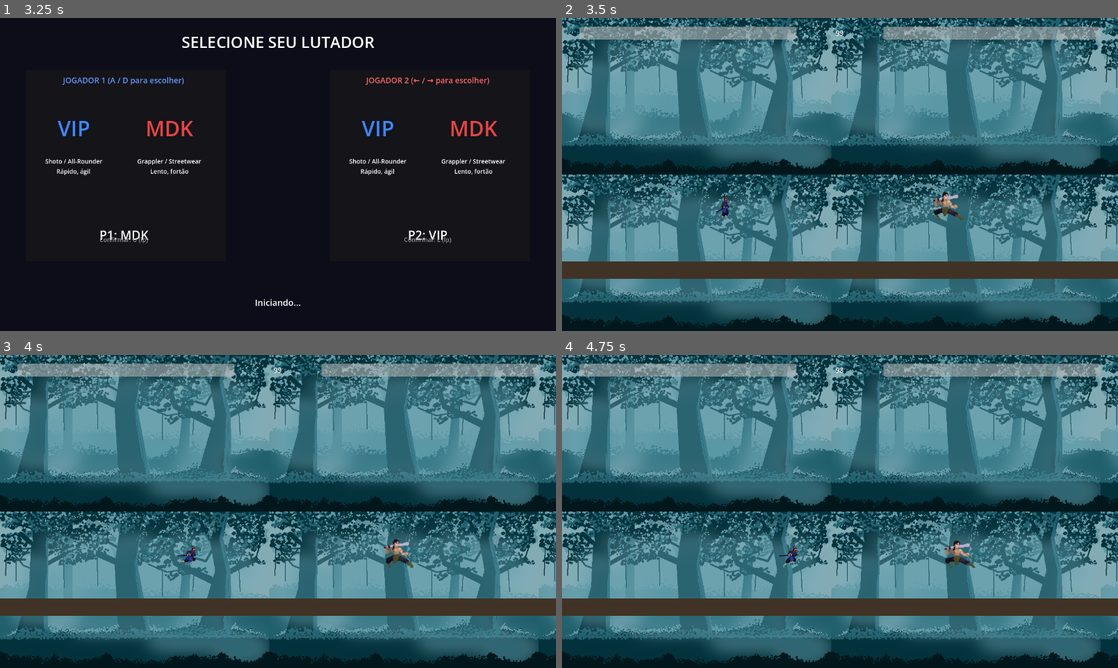
Above: before the commit, frames 1-4 (two rows, left to right).
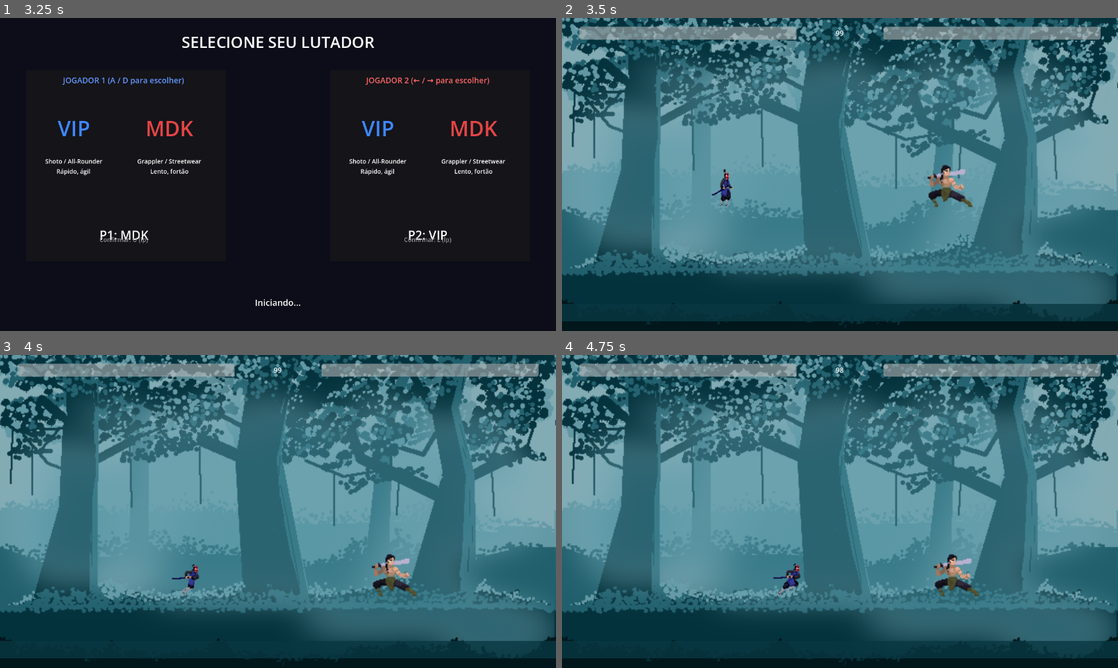
Above: after the commit, the same moments.

Repository: ARTvl32/Jogo-da-Firma
Game: Godot game, scene res://scenes/menus/MenuPrincipal.tscn
The game is run twice, just before and just after one commit, with the same random seed, the same clock (stepped at 60 frames per second) and the same inputs.
Inputs:
- Up to frame 1 (3.25 s): click "VERSUS" at 0.5 s; tap Enter at 1.25, 2.75 s; hold U (p1_lp) 1.28-2.03 s; hold D (p1_right) 1.28-2.78 s; tap Space at 2 s; tap Left (p2_left) at 2.1 s; hold A (p1_left) from 2.78 s (still down); hold L (p2_lp) from 2.78 s (still down)
- Up to frame 2 (3.5 s): keep holding A (p1_left); keep holding L (p2_lp)
- Up to frame 3 (4 s): release A (p1_left) at 3.53 s; release L (p2_lp) at 3.53 s; hold D (p1_right) from 3.53 s (still down); tap Right (p2_right) at 3.6 s
- Up to frame 4 (4.75 s): keep holding D (p1_right); hold U (p1_lp) from 4.28 s (still down)

Frame 1 is identical in both runs. In frame 2, 70% of the frame differs, in the area x 0-100%, y 0-100%; in frame 3, 70%; in frame 4, 70%.

Commit message:
style(sprites): aumenta escala para ~300px de altura em ambos os personagens
VIP: scale 2.4 (126px * 2.4 = 302px), position.y -91.
MDK: scale 1.5 (200px * 1.5 = 300px), position.y -90.
Ambos alinhados ao chao via offset no AnimatedSprite2D.

Diff:
--- a/scenes/arena/Arena.tscn
+++ b/scenes/arena/Arena.tscn
@@ -1,9 +1,9 @@
 [gd_scene format=3 uid="uid://c4arenascene1"]
 
-[ext_resource type="Script" path="res://scripts/arena/Arena.gd" id="1_arena"]
-[ext_resource type="Script" path="res://scripts/efeitos/ScreenShake.gd" id="5_shake"]
-[ext_resource type="PackedScene" path="res://scenes/hud/HUD.tscn" id="4_hud"]
-[ext_resource type="Texture2D" path="res://assets/sprites/arena/NightForest/Image.png" id="6_bg"]
+[ext_resource type="Script" uid="uid://c8xercwe620np" path="res://scripts/arena/Arena.gd" id="1_arena"]
+[ext_resource type="PackedScene" uid="uid://c5hudscene001" path="res://scenes/hud/HUD.tscn" id="4_hud"]
+[ext_resource type="Script" uid="uid://cjxopwjlmxssx" path="res://scripts/efeitos/ScreenShake.gd" id="5_shake"]
+[ext_resource type="Texture2D" uid="uid://ucyt1nwlje3v" path="res://assets/sprites/arena/NightForest/Image.png" id="6_bg"]
 
 [sub_resource type="RectangleShape2D" id="RectangleShape2D_chao"]
 size = Vector2(2000, 40)
@@ -14,64 +14,62 @@
 [sub_resource type="RectangleShape2D" id="RectangleShape2D_parede_dir"]
 size = Vector2(40, 800)
 
-[node name="Arena" type="Node2D"]
+[node name="Arena" type="Node2D" unique_id=793639404]
 script = ExtResource("1_arena")
 
-[node name="Background" type="TextureRect" parent="."]
+[node name="Background" type="TextureRect" parent="." unique_id=494157354]
+offset_left = -2.0
+offset_top = -2.0
+offset_right = 1278.0
+offset_bottom = 718.0
+scale = Vector2(2.061941, 2.0176814)
 texture = ExtResource("6_bg")
-offset_left = 0.0
-offset_top = 0.0
-offset_right = 1280.0
-offset_bottom = 720.0
 stretch_mode = 1
 
-[node name="Floor" type="StaticBody2D" parent="."]
+[node name="Floor" type="StaticBody2D" parent="." unique_id=1069254720]
 position = Vector2(640, 580)
-collision_layer = 1
 collision_mask = 2
 
-[node name="CollisionShape2D" type="CollisionShape2D" parent="Floor"]
+[node name="CollisionShape2D" type="CollisionShape2D" parent="Floor" unique_id=1188174853]
+position = Vector2(-1, 100)
 shape = SubResource("RectangleShape2D_chao")
 
-[node name="ColorRect" type="ColorRect" parent="Floor"]
-offset_left = -1000.0
-offset_top = -20.0
-offset_right = 1000.0
-offset_bottom = 20.0
-color = Color(0.25, 0.20, 0.15, 1)
+[node name="ColorRect" type="ColorRect" parent="Floor" unique_id=1946774319]
+offset_left = -973.0
+offset_top = 78.0
+offset_right = 1027.0
+offset_bottom = 118.0
+color = Color(0.03529412, 0.21568628, 0.25490198, 0.8039216)
 
-[node name="ParedaEsquerda" type="StaticBody2D" parent="."]
+[node name="ParedaEsquerda" type="StaticBody2D" parent="." unique_id=1096953830]
 position = Vector2(-20, 300)
-collision_layer = 1
 
-[node name="CollisionShape2D" type="CollisionShape2D" parent="ParedaEsquerda"]
+[node name="CollisionShape2D" type="CollisionShape2D" parent="ParedaEsquerda" unique_id=857450073]
 shape = SubResource("RectangleShape2D_parede_esq")
 
-[node name="ParedaDireita" type="StaticBody2D" parent="."]
+[node name="ParedaDireita" type="StaticBody2D" parent="." unique_id=145981436]
 position = Vector2(1300, 300)
-collision_layer = 1
 
-[node name="CollisionShape2D" type="CollisionShape2D" parent="ParedaDireita"]
+[node name="CollisionShape2D" type="CollisionShape2D" parent="ParedaDireita" unique_id=955558666]
 shape = SubResource("RectangleShape2D_parede_dir")
 
-[node name="Fighters" type="Node2D" parent="."]
+[node name="Fighters" type="Node2D" parent="." unique_id=1135591748]
+position = Vector2(0, 5)
 
-[node name="Camera2D" type="Camera2D" parent="."]
+[node name="Camera2D" type="Camera2D" parent="." unique_id=62708458]
 position = Vector2(640, 360)
 limit_left = 0
+limit_top = -200
 limit_right = 1280
-limit_top = -200
 limit_bottom = 720
+position_smoothing_enabled = true
 drag_horizontal_enabled = true
-drag_vertical_enabled = false
-position_smoothing_enabled = true
-position_smoothing_speed = 5.0
 
-[node name="ScreenShake" type="Node" parent="Camera2D"]
+[node name="ScreenShake" type="Node" parent="Camera2D" unique_id=21795019]
 script = ExtResource("5_shake")
 
-[node name="TimerRound" type="Timer" parent="."]
-one_shot = false
-autostart = false
+[node name="TimerRound" type="Timer" parent="." unique_id=1796878641]
 
-[node name="HUD" parent="." instance=ExtResource("4_hud")]
+[node name="HUD" parent="." unique_id=532969244 instance=ExtResource("4_hud")]
+grow_horizontal = 2
+grow_vertical = 2
--- a/scenes/fighters/personagens/MDK/MDK.tscn
+++ b/scenes/fighters/personagens/MDK/MDK.tscn
@@ -282,6 +282,6 @@
 script = ExtResource("2_script")
 
 [node name="AnimatedSprite2D" parent="."]
-position = Vector2(0, -40)
-scale = Vector2(1.0, 1.0)
+position = Vector2(0, -90)
+scale = Vector2(1.5, 1.5)
 sprite_frames = SubResource("SpriteFrames_main")
--- a/scenes/fighters/personagens/VIP/VIP.tscn
+++ b/scenes/fighters/personagens/VIP/VIP.tscn
@@ -414,6 +414,6 @@
 script = ExtResource("2_script")
 
 [node name="AnimatedSprite2D" parent="."]
-position = Vector2(0, -41)
-scale = Vector2(1.6, 1.6)
+position = Vector2(0, -91)
+scale = Vector2(2.4, 2.4)
 sprite_frames = SubResource("SpriteFrames_main")
